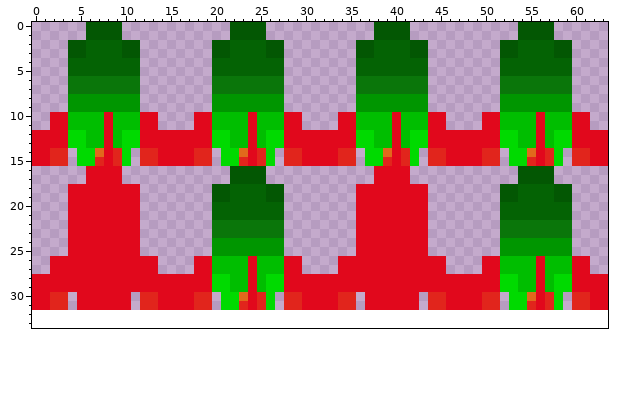
A pixel-art sprite gets an edit: player.png. That is the earlier state.
The file is 64x32 pixels. The old version is drawn lined up with the new one, on the new canvas.
Once edited:
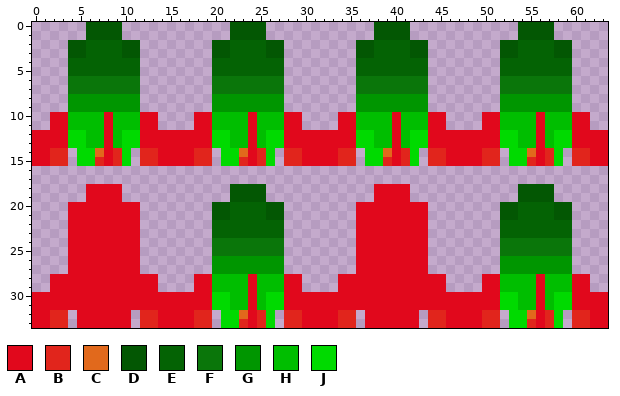
Palette (. is transparent): A #e1081c  B #e1251c  C #e1691c  D #035703  E #046304  F #0a760a  G #009600  H #00be00  J #00da00
What changed:
canvas 64x32 -> 64x34
@@ x 0..63 @@
 15 AABB.JJBABJ.BBAAAABB.JJBABJ.BBAAAABB.JJBABJ.BBAAAABB.JJBABJ.BBAA
-16 ......AAAA............DDDD............AAAA............DDDD......
-17 ......AAAA............DDDD............AAAA............DDDD......
-18 ....AAAAAAAA........DDEEEEDD........AAAAAAAA........DDEEEEDD....
-19 ....AAAAAAAA........DDEEEEDD........AAAAAAAA........DDEEEEDD....
-20 ....AAAAAAAA........EEEEEEEE........AAAAAAAA........EEEEEEEE....
-21 ....AAAAAAAA........EEEEEEEE........AAAAAAAA........EEEEEEEE....
-22 ....AAAAAAAA........FFFFFFFF........AAAAAAAA........FFFFFFFF....
-23 ....AAAAAAAA........FFFFFFFF........AAAAAAAA........FFFFFFFF....
-24 ....AAAAAAAA........GGGGGGGG........AAAAAAAA........GGGGGGGG....
-25 ....AAAAAAAA........GGGGGGGG........AAAAAAAA........GGGGGGGG....
-26 ..AAAAAAAAAAAA....AAHHHHAHHHAA....AAAAAAAAAAAA....AAHHHHAHHHAA..
-27 ..AAAAAAAAAAAA....AAHHHHAHHHAA....AAAAAAAAAAAA....AAHHHHAHHHAA..
-28 AAAAAAAAAAAAAAAAAAAAJJHHAHJJAAAAAAAAAAAAAAAAAAAAAAAAJJHHAHJJAAAA
-29 AAAAAAAAAAAAAAAAAAAAJJHHAHJJAAAAAAAAAAAAAAAAAAAAAAAAJJHHAHJJAAAA
-30 AABB.AAAAAA.BBAAAABB.JJCABJ.BBAAAABB.AAAAAA.BBAAAABB.JJCABJ.BBAA
-31 AABB.AAAAAA.BBAAAABB.JJBABJ.BBAAAABB.AAAAAA.BBAAAABB.JJBABJ.BBAA
-32 ................................................................
-33 ................................................................
+16 ................................................................
+17 ................................................................
+18 ......AAAA............DDDD............AAAA............DDDD......
+19 ......AAAA............DDDD............AAAA............DDDD......
+20 ....AAAAAAAA........DDEEEEDD........AAAAAAAA........DDEEEEDD....
+21 ....AAAAAAAA........DDEEEEDD........AAAAAAAA........DDEEEEDD....
+22 ....AAAAAAAA........EEEEEEEE........AAAAAAAA........EEEEEEEE....
+23 ....AAAAAAAA........EEEEEEEE........AAAAAAAA........EEEEEEEE....
+24 ....AAAAAAAA........FFFFFFFF........AAAAAAAA........FFFFFFFF....
+25 ....AAAAAAAA........FFFFFFFF........AAAAAAAA........FFFFFFFF....
+26 ....AAAAAAAA........GGGGGGGG........AAAAAAAA........GGGGGGGG....
+27 ....AAAAAAAA........GGGGGGGG........AAAAAAAA........GGGGGGGG....
+28 ..AAAAAAAAAAAA....AAHHHHAHHHAA....AAAAAAAAAAAA....AAHHHHAHHHAA..
+29 ..AAAAAAAAAAAA....AAHHHHAHHHAA....AAAAAAAAAAAA....AAHHHHAHHHAA..
+30 AAAAAAAAAAAAAAAAAAAAJJHHAHJJAAAAAAAAAAAAAAAAAAAAAAAAJJHHAHJJAAAA
+31 AAAAAAAAAAAAAAAAAAAAJJHHAHJJAAAAAAAAAAAAAAAAAAAAAAAAJJHHAHJJAAAA
+32 AABB.AAAAAA.BBAAAABB.JJCABJ.BBAAAABB.AAAAAA.BBAAAABB.JJCABJ.BBAA
+33 AABB.AAAAAA.BBAAAABB.JJBABJ.BBAAAABB.AAAAAA.BBAAAABB.JJBABJ.BBAA
Pixel boxes of the changes (left, top, right, bottom) in both pictures:
changed: (32, 166, 608, 328)
